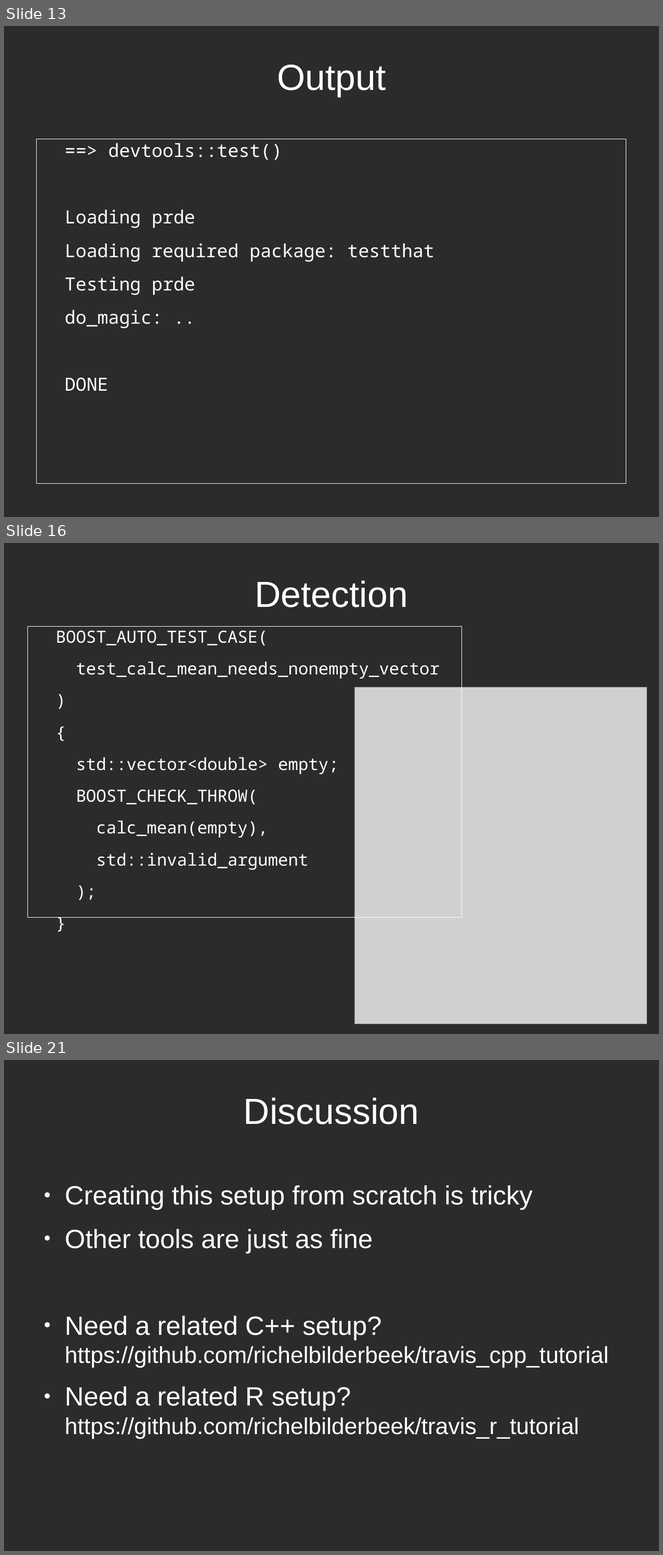
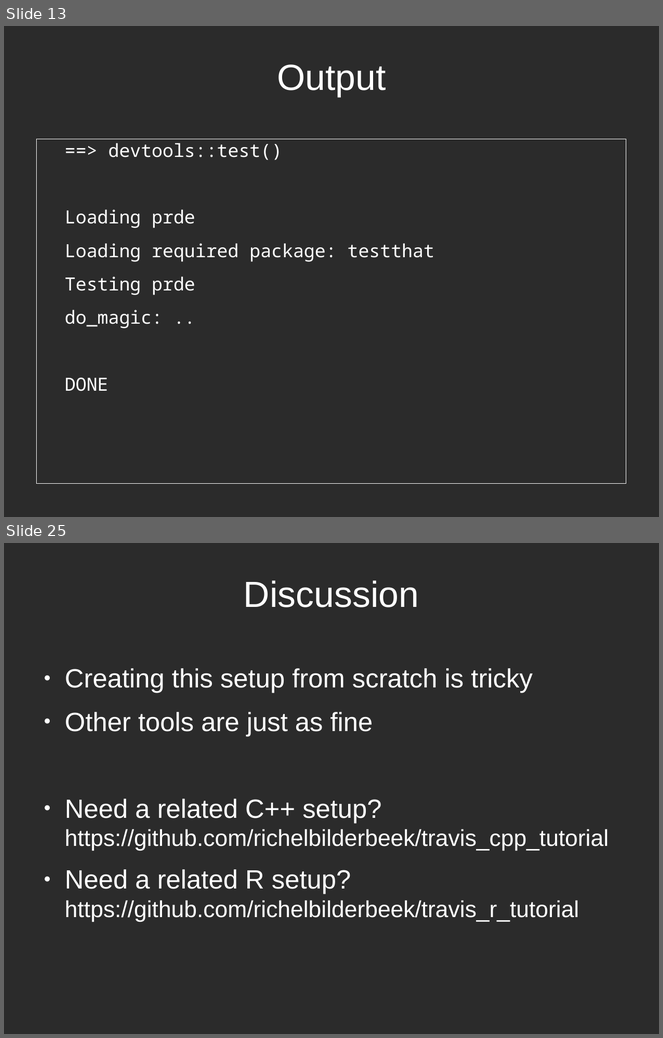
Before and after one commit to richelbilderbeek/PresentationsAboutR, a slide deck: ProfessionalRdevelopment/ProfessionalRDevelopment.odp. Shown one above the other, each under a label of ours: slides 13, 16 and 21 before the commit, slides 13 and 25 after it; the slides between them are not shown. The pictures are 663x1555 and 663x1038 pixels, drawn with LibreOffice and Linux fonts; fonts in the diff are those of the drawing; grey boxes stand for pictures; background and template pictures are left out; a plain dark background stands for a picture behind light text. Boxes give left, top, right and bottom in pixels: in the first picture for what was removed or moved away, otherwise in the second. Text is boxed around its words. In the diff, an @@ line names an element or a change of style, - is before the commit and + after.

```diff
--- a/ProfessionalRdevelopment/ProfessionalRDevelopment.odp
+++ b/ProfessionalRdevelopment/ProfessionalRDevelopment.odp
@@ slide 16 removed at [4,543,659,1034], background picture (left out) @@
@@ title removed at [255,580,408,607] @@
-Detection
@@ text removed at [28,626,462,917] @@
-BOOST_AUTO_TEST_CASE(
-test_calc_mean_needs_nonempty_vector
-)
-{
-std::vector<double> empty;
-BOOST_CHECK_THROW(
-calc_mean(empty),
-std::invalid_argument
-);
-}
@@ picture removed at [355,688,647,1025] @@
@@ what was slide 21 is now slide 25 @@
```
Also in this commit, not shown: 3 slides changed, 9 slides added, 4 other slides removed, 19 other files.
